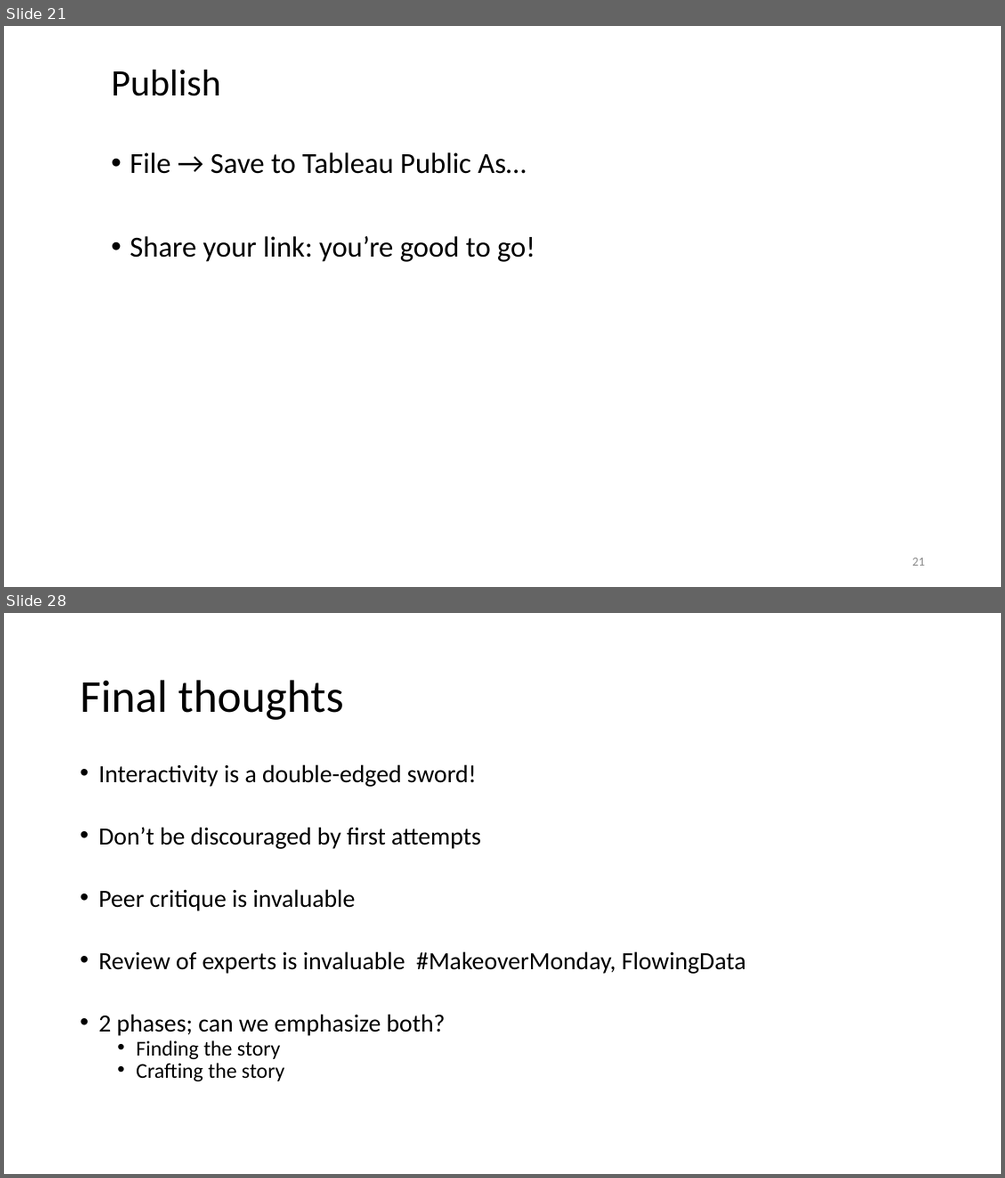
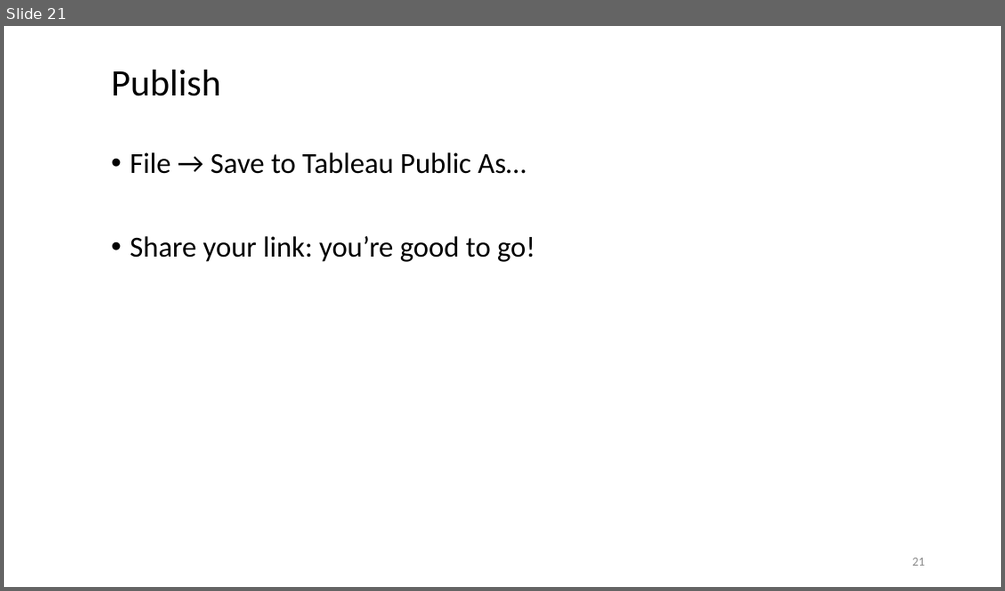
Before and after one commit to WSU-DataScience/SDSS19-dataviz-workshop, a slide deck: slides/Implementation in Tableau.pptx. Shown one above the other, each under a label of ours: slides 21 and 28 before the commit, slide 21 after it; the slides between them are not shown. The pictures are 1005x1178 and 1005x591 pixels, drawn with LibreOffice and Linux fonts; fonts in the diff are those of the drawing. Boxes give left, top, right and bottom in pixels: in the first picture for what was removed or moved away, otherwise in the second. Text is boxed around its words. In the diff, an @@ line names an element or a change of style, - is before the commit and + after.

Commit message:
added CDC data and data viz tasks and modified ppt

```diff
--- a/slides/Implementation in Tableau.pptx
+++ b/slides/Implementation in Tableau.pptx
@@ slide 28 removed at bbox=[4, 613, 1001, 1174], background #FFFFFF @@
@@ title removed at bbox=[80, 680, 344, 720] @@
-Final thoughts
@@ text removed at bbox=[98, 764, 746, 1081] @@
-• Interactivity is a double-edged sword!
-• Don’t be discouraged by first attempts
-• Peer critique is invaluable
-• Review of experts is invaluable #MakeoverMonday, FlowingData
-• 2 phases; can we emphasize both?
-  • Finding the story
-  • Crafting the story
```
Also in this commit, not shown: 6 other slides removed, 5 other files.
